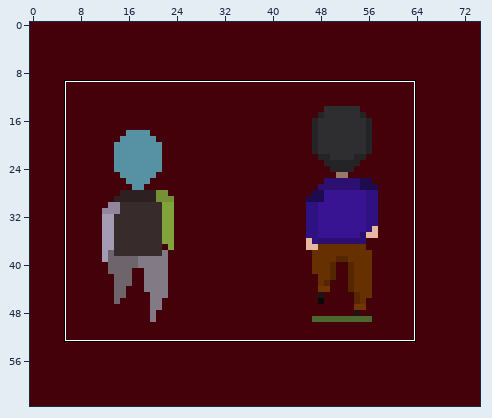
A pixel-art file gets an edit: Dibujo/Aseprite/Practicando/Personaje_Caminando_TEST.aseprite. Above, an overview of the earlier version with the close-up marked.
Close-up. Old version:
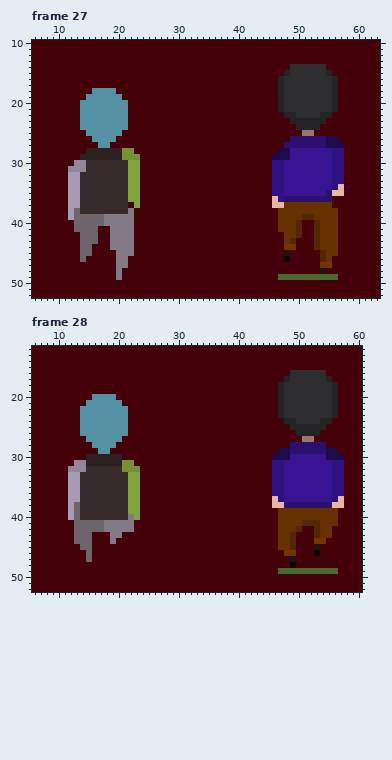
75x64 pixels, 48 frames. Colours within 5 levels of each other are drawn and written as one. Shown: frame 27: x 6..63, y 10..52; frame 28: x 6..60, y 12..52. The commit also changed other frames or places, which this record leaves out.
And afterwards:
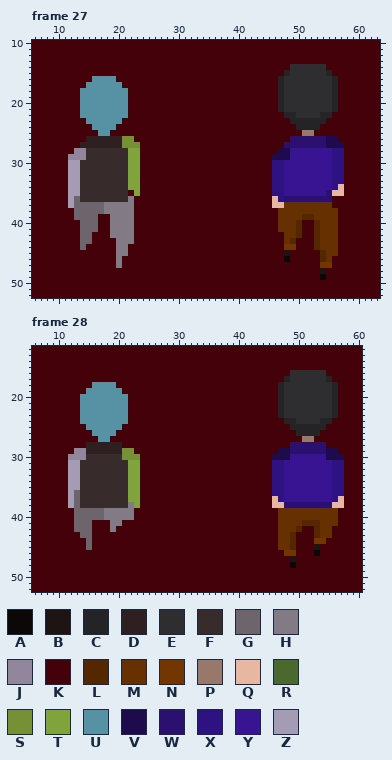
Palette (. is transparent): A #0d0808  B #1f1414  C #242426  D #2e1f20  E #2e2e30  F #382b2b  G #6d646c  H #827b85  J #91869b  K #450109  L #542700  M #663000  N #733600  P #97786a  Q #e7b7a1  R #4b692f  S #769135  T #81a33b  U #5792a4  V #1d0b4d  W #2b1070  X #2e1282  Y #381493  Z #a49cb5
The exact change:
layer "Piso" now hidden
Frame 27:
y 16: x 16..19 KKKK -> UUUU
y 17: x 15..20 KKKKKK -> UUUUUU
y 18: x 14..15 KK -> UU; x 20..21 KK -> UU
y 19: x 14 K -> U; x 21 K -> U
y 23: x 14 U -> K; x 21 U -> K
y 24: x 14..15 UU -> KK; x 20..21 UU -> KK
y 25: x 15..16 UU -> KK; x 19..20 UU -> KK
y 26: x 15..22 KUUUUKKK -> DDDDDDSS
y 27: x 14..23 KKKUUKKKKK -> DDDDDDDSSS
y 28: x 13..23 KKDDDDDDSSK -> JJFFFFFFFTT
y 29: x 12..23 KKDDDDDDDSSS -> JJJFFFFFFFTT
y 30: x 12..14 KJJ -> ZZF
y 31: x 12..14 JJJ -> ZZF
y 35: x 22 T -> K
y 36: x 13 Z -> G; x 22..23 TT -> HK
y 37: x 13..23 ZFFFFFFFFKT -> GGGGGHHHHHK
y 38: x 12 Z -> K; x 14..21 FFFFFFFF -> GGGGHHHH
y 39: x 12 Z -> K; x 17..18 GH -> KK
y 40: x 13 G -> K; x 17..18 GH -> KK
y 41: x 13 G -> K
y 42: x 16 G -> K
y 43: x 16 G -> K; x 19 H -> K
y 44: x 15 G -> K; x 19 H -> K; x 22 H -> K
y 45: x 14..15 GG -> KK; x 22 H -> K
y 46: x 14 G -> K; x 21 H -> K
y 47: x 21 H -> K
y 48: x 20 H -> K
y 49: x 20 H -> K; x 47..56 RRRRRRRRRR -> KKKKKKKAKK
Frame 28:
y 18: x 16..19 KKKK -> UUUU
y 19: x 15..20 KKKKKK -> UUUUUU
y 20: x 14..15 KK -> UU; x 20..21 KK -> UU
y 21: x 14 K -> U; x 21 K -> U
y 25: x 14 U -> K; x 21 U -> K
y 26: x 14..15 UU -> KK; x 20..21 UU -> KK
y 27: x 15..16 UU -> KK; x 19..20 UU -> KK
y 28: x 15..20 KUUUUK -> DDDDDD
y 29: x 13..22 KKKKUUKKKK -> JJDDDDDDSS
y 30: x 12..23 KKKDDDDDDKKK -> JJJFFFFFFSSS
y 31: x 12..23 KJJDDDDDDSSK -> ZZFFFFFFFFTT
y 32: x 12..14 JJJ -> ZZF; x 21..23 SSS -> FTT
y 36..37: x 13 Z -> G
y 38: x 22 T -> H
y 39: x 12 Z -> K; x 14..23 FFFFFFFFTT -> GGGGHHHHHK
y 40: x 12 Z -> K; x 14..21 FFFFFFFF -> GGGGHHHH; x 23 T -> K
y 41: x 16..18 GGH -> KKK; x 21..22 HH -> KK
y 42: x 16..18 GGH -> KKK; x 20..22 HHH -> KKK
y 43: x 13 G -> K; x 19..20 HH -> KK
y 44: x 13..14 GG -> KK; x 19 H -> K
y 45: x 14 G -> K
y 46..47: x 15 G -> K
y 49: x 47..56 RRRRRRRRRR -> KKKKKKKKKK
Changed places in both close-ups, as pixel boxes (x1, y1, x2, y2):
changed: (68, 76, 140, 280)
changed: (278, 274, 338, 280)
changed: (68, 382, 140, 472)
changed: (68, 490, 140, 562)
changed: (278, 568, 338, 574)
